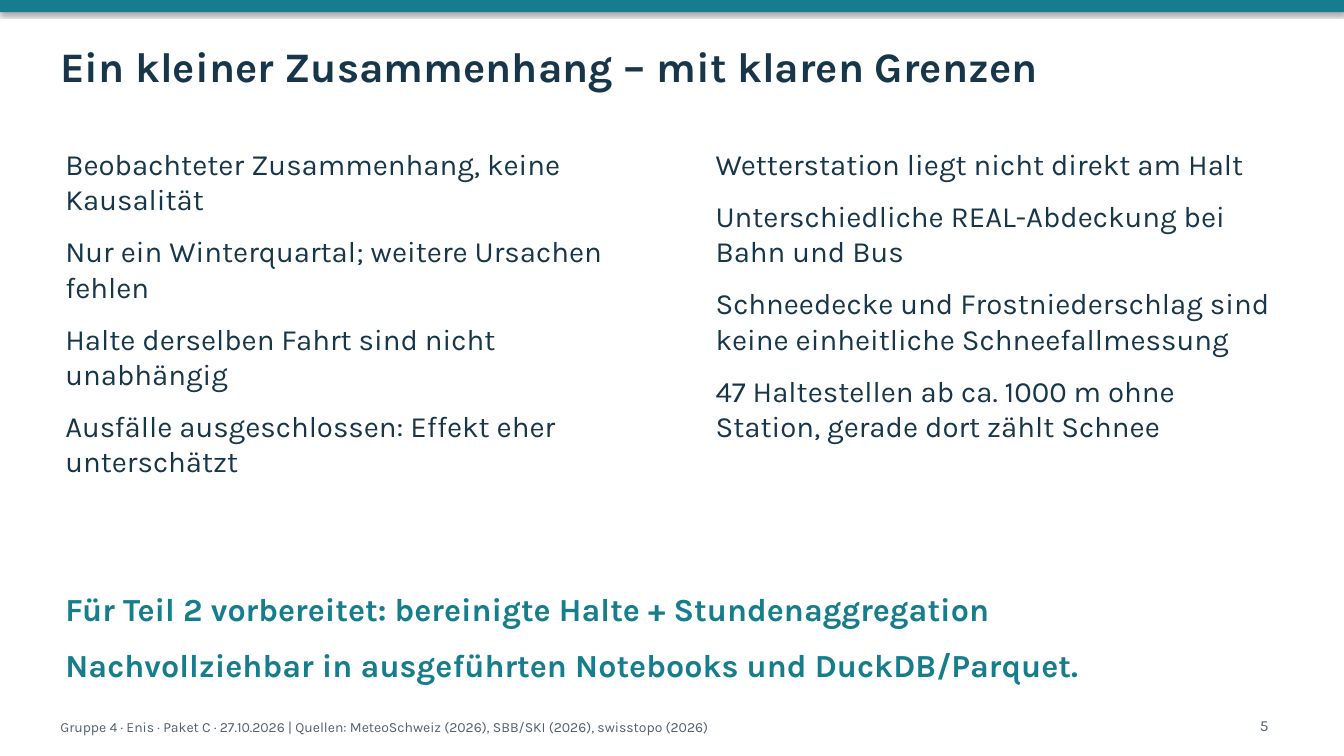
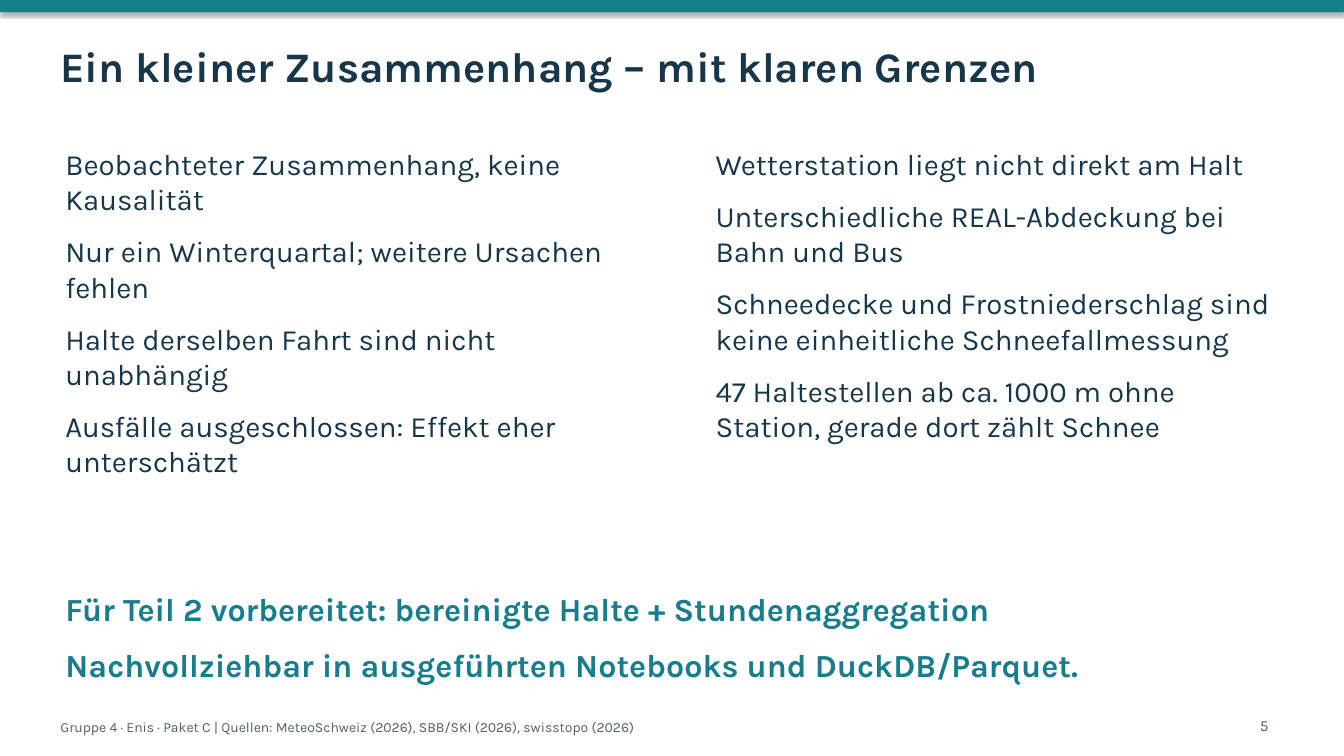
Before and after one commit to zeitmann/oev-wetter, a slide deck: slide 5 of docs/präsentation/folien_paket_c.pptx. Drawn at 1344x756 pixels with LibreOffice and Linux fonts; fonts in the diff are those of the drawing. Boxes give left, top, right and bottom in pixels: in the first picture for what was removed or moved away, otherwise in the second. Text is boxed around its words. In the diff, an @@ line names an element or a change of style, - is before the commit and + after.

```diff
--- a/docs/präsentation/folien_paket_c.pptx
+++ b/docs/präsentation/folien_paket_c.pptx
@@ text at [60,722,634,736]: text changed @@
-Gruppe 4 · Enis · Paket C · 27.10.2026 | Quellen: MeteoSchweiz (2026), SBB/SKI (2026), swisstopo (2026)
+Gruppe 4 · Enis · Paket C | Quellen: MeteoSchweiz (2026), SBB/SKI (2026), swisstopo (2026)
```
Also in this commit, not shown: 5 other slides changed, 15 other files.
